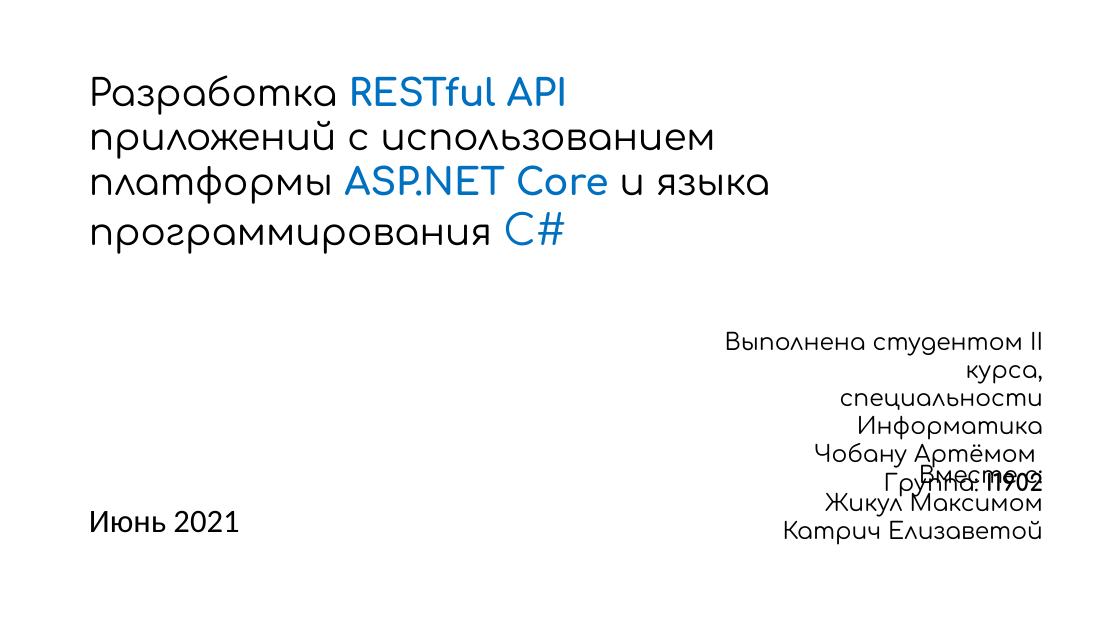
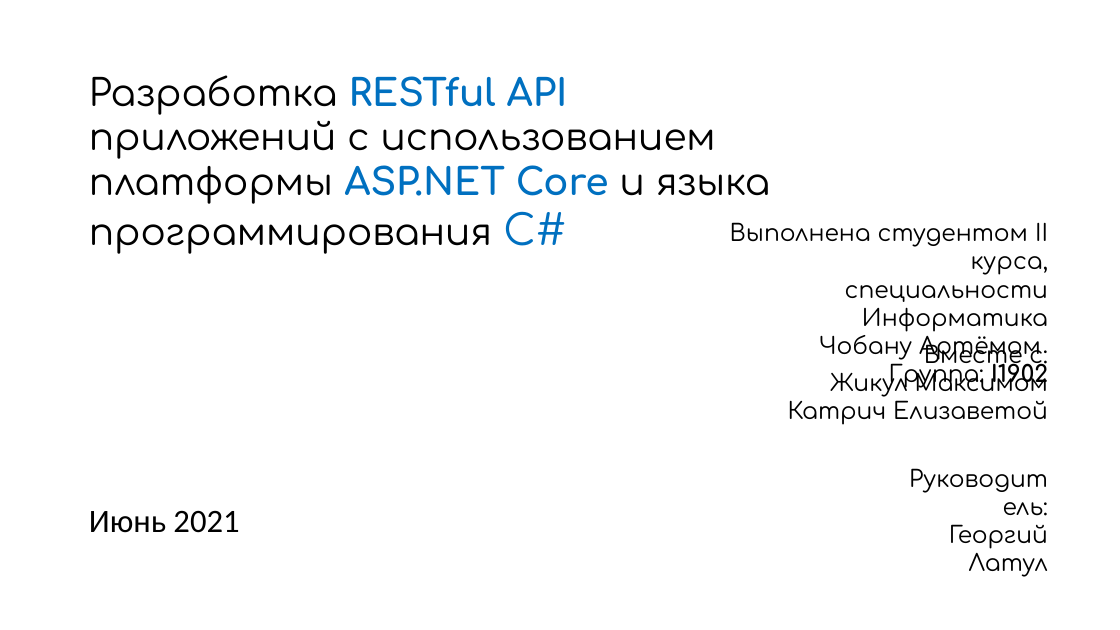
Before and after one commit to ArtiomCiobanu/UniversityStuff, a slide deck: slide 1 of Semester 4/Презентация_Курсовая_Работа_Чобану_Артём_I1902.pptx. Drawn at 1120x630 pixels with LibreOffice and Linux fonts; fonts in the diff are those of the drawing. Boxes give left, top, right and bottom in pixels: in the first picture for what was removed or moved away, otherwise in the second. Text is boxed around its words. In the diff, an @@ line names an element or a change of style, - is before the commit and + after.

```diff
--- a/Semester 4/Презентация_Курсовая_Работа_Чобану_Артём_I1902.pptx
+++ b/Semester 4/Презентация_Курсовая_Работа_Чобану_Артём_I1902.pptx
@@ text "Выполнена студентом II курса,": place and size @@
-text "Выполнена студентом II курса," at [725,331,1043,496]
+text "Выполнена студентом II курса," at [730,222,1048,387]
@@ text "Вместе с:": place and size @@
-text "Вместе с:" at [783,457,1043,545]
+text "Вместе с:" at [788,337,1048,425]
@@ text added at [949,524,1048,576], 20 pt, text #000000 @@
+Руководитель:
+Георгий Латул
```
Also in this commit, not shown: 1 other slide changed, 4 other files.
